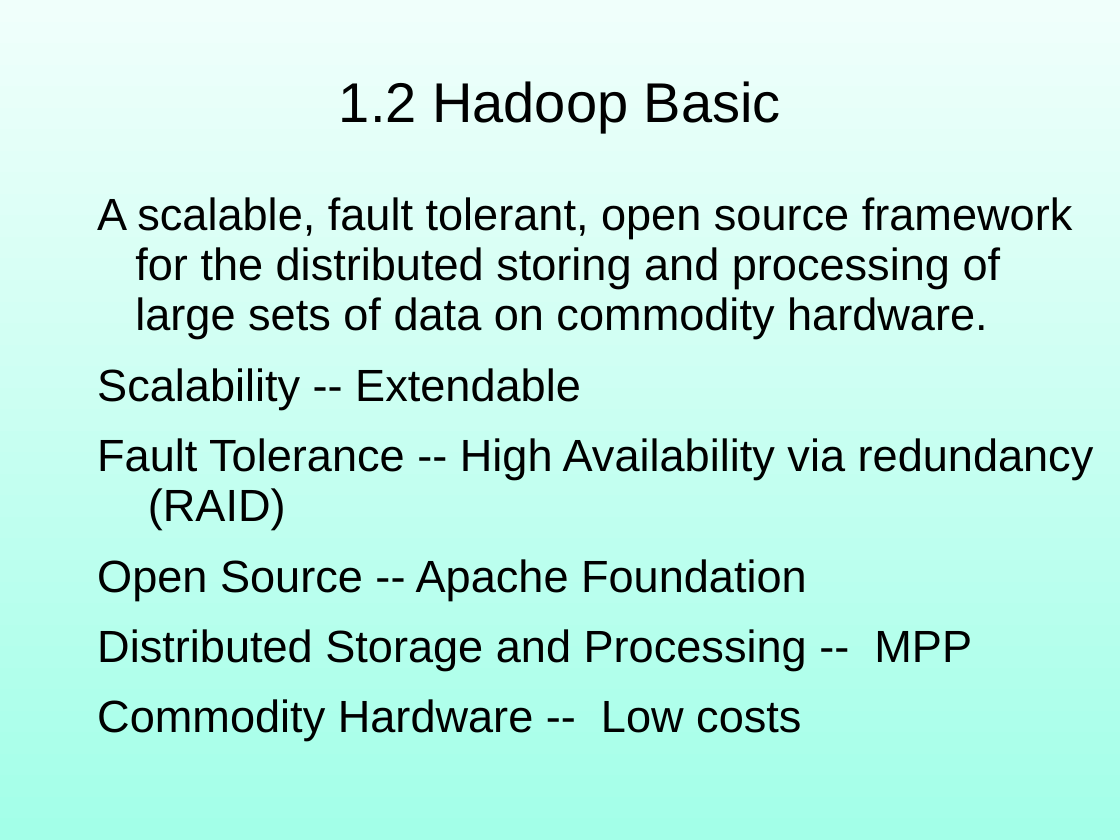
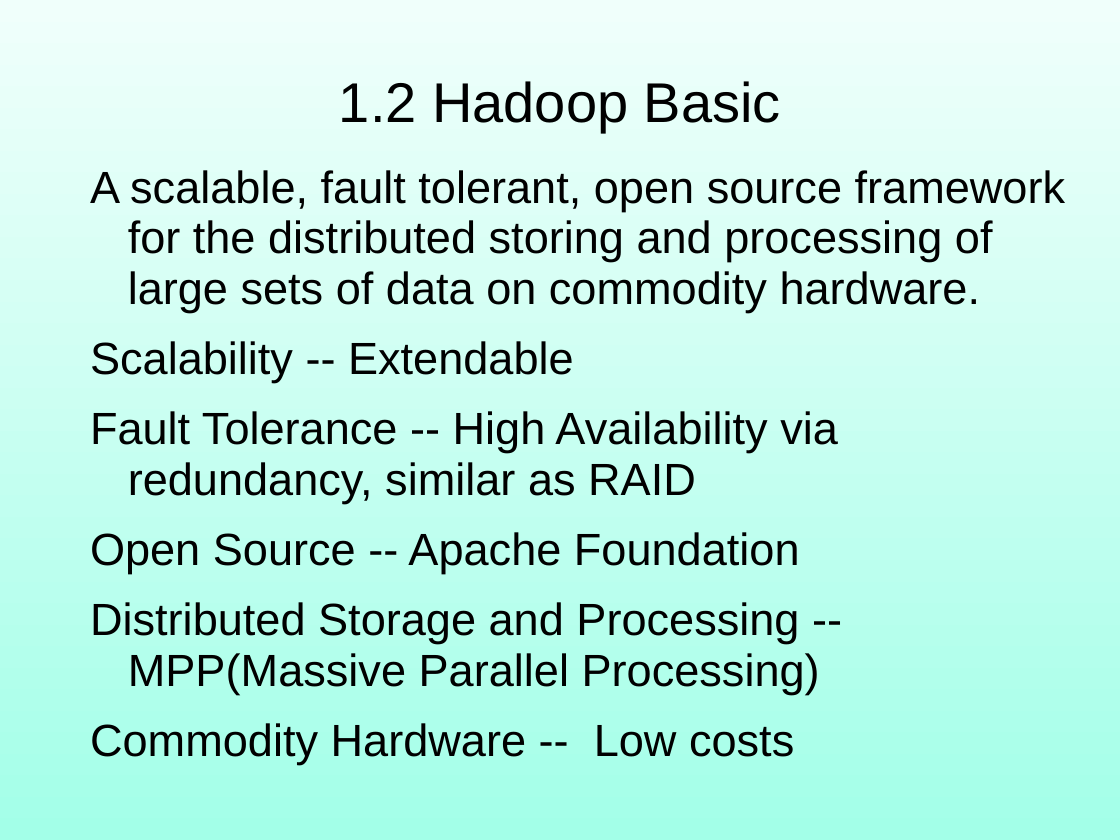
Before and after one commit to robin3795/Data, a slide deck: slide 14 of 2018_1.ppt. Drawn at 1120x840 pixels with LibreOffice and Linux fonts; fonts in the diff are those of the drawing. Boxes give left, top, right and bottom in pixels: in the first picture for what was removed or moved away, otherwise in the second. Text is boxed around its words. In the diff, an @@ line names an element or a change of style, - is before the commit and + after.

```diff
--- a/2018_1.ppt
+++ b/2018_1.ppt
@@ text "A scalable, fault tolerant, open ...": place and size @@
-text "A scalable, fault tolerant, open ..." at [97, 197, 1094, 741]
+text "A scalable, fault tolerant, open ..." at [90, 170, 1066, 765]
@@ text at [90, 411, 838, 503]: text changed @@
-Fault Tolerance -- High Availability via redundancy (RAID)
+Fault Tolerance -- High Availability via redundancy, similar as RAID
@@ text at [90, 602, 820, 695]: text changed @@
-Distributed Storage and Processing -- MPP
+Distributed Storage and Processing -- MPP(Massive Parallel Processing)
```
Also in this commit, not shown: 53 other slides changed, 35 slides added, 8 slides removed.
